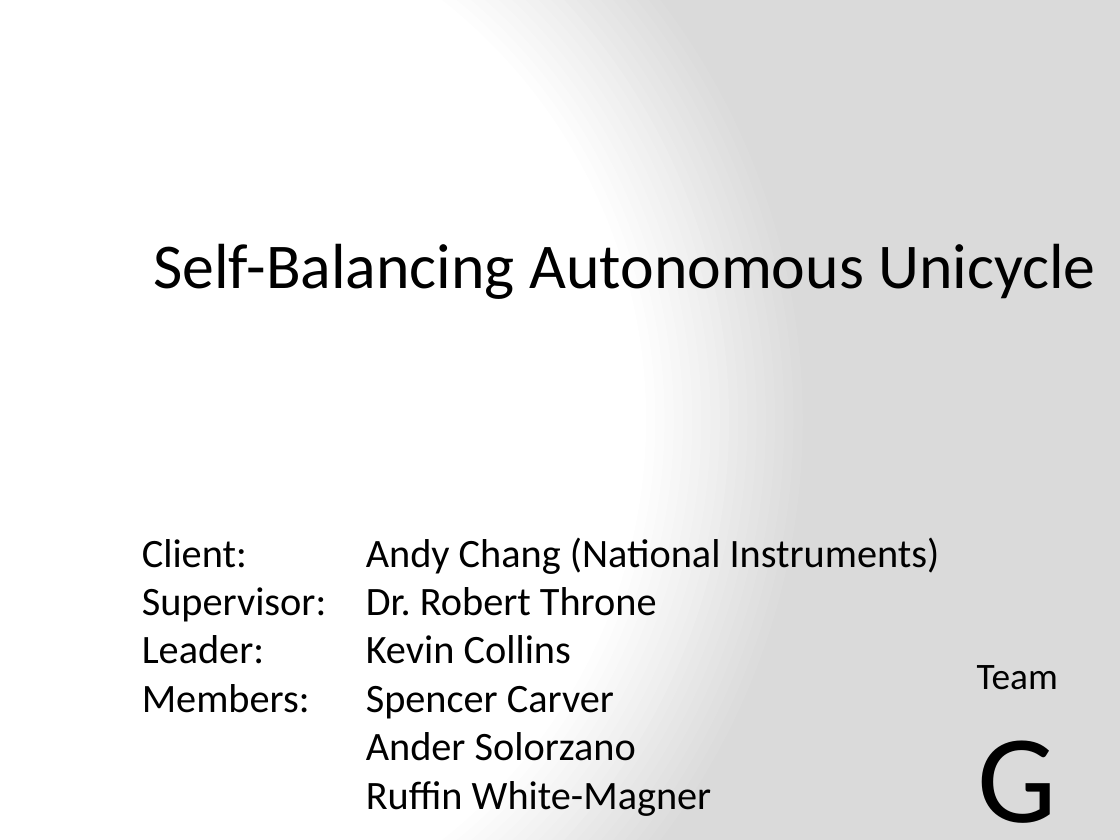
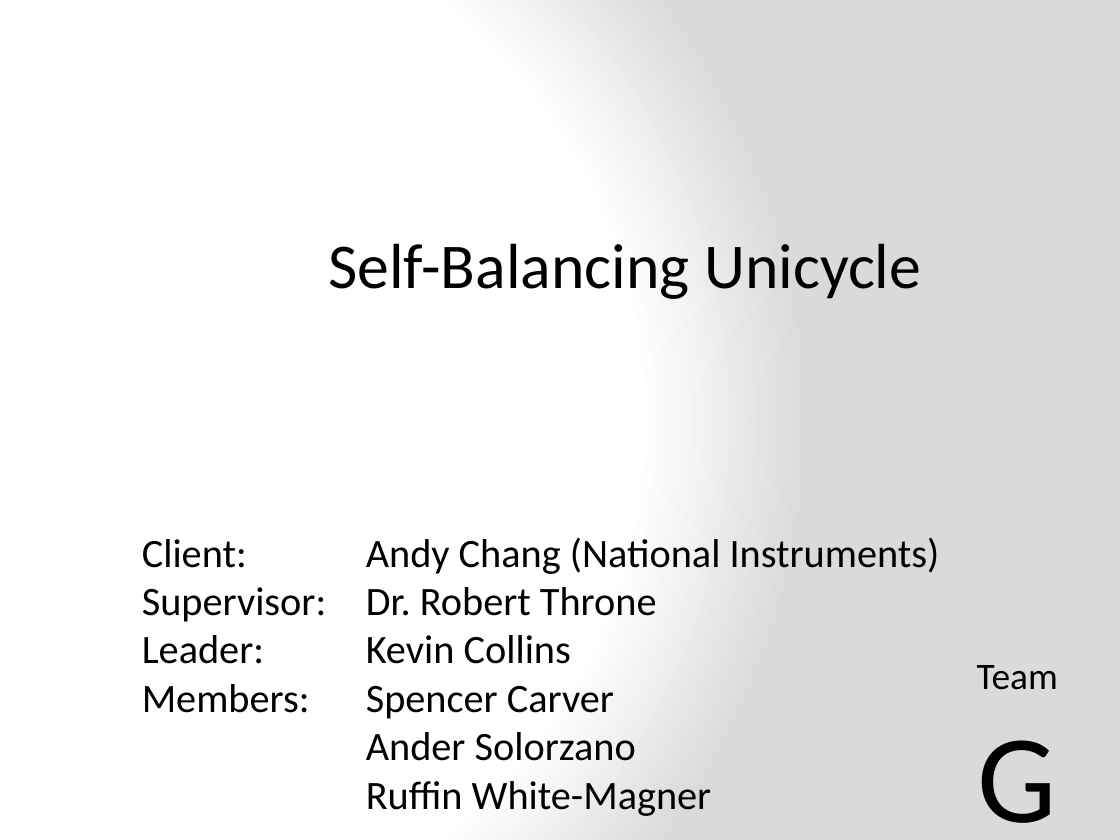
Before and after one commit to ruffsl/ROBO, a slide deck: slide 1 of Documentation/Design Reviews/Design Review 1.pptx. Drawn at 1120x840 pixels with LibreOffice and Linux fonts; fonts in the diff are those of the drawing; background and template pictures are left out. Boxes give left, top, right and bottom in pixels: in the first picture for what was removed or moved away, otherwise in the second. Text is boxed around its words. In the diff, an @@ line names an element or a change of style, - is before the commit and + after.

```diff
--- a/Documentation/Design Reviews/Design Review 1.pptx
+++ b/Documentation/Design Reviews/Design Review 1.pptx
@@ title at (328, 243, 921, 299): text changed @@
-Self-Balancing Autonomous Unicycle
+Self-Balancing Unicycle
```
Also in this commit, not shown: 20 other slides changed.
